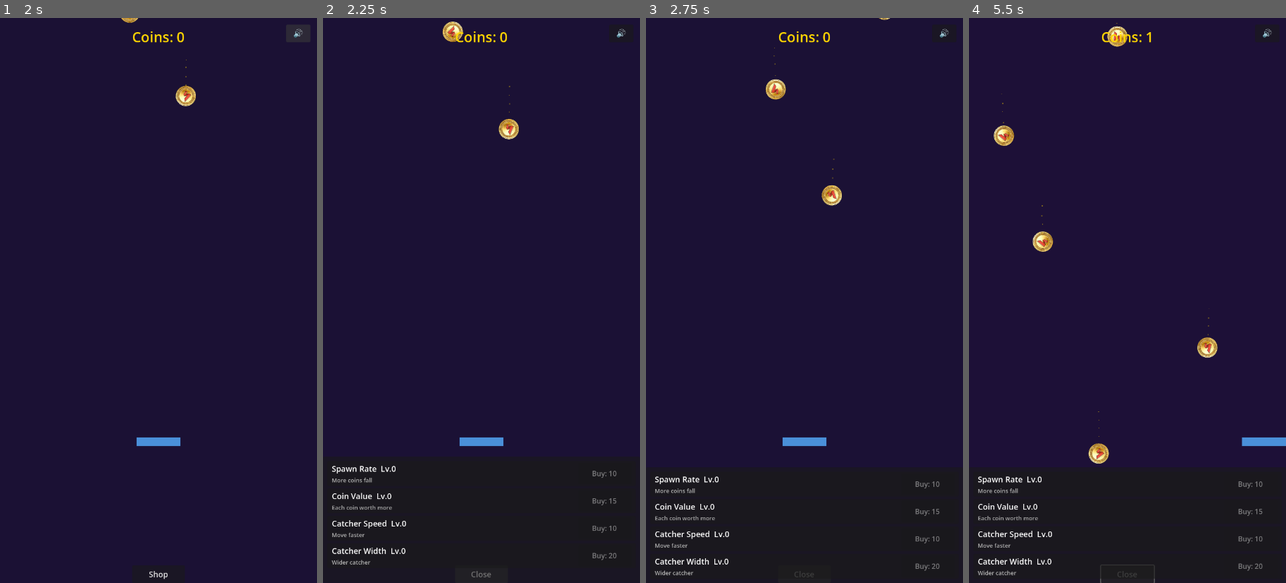
Above: before the commit, frames 1-4 (left to right).
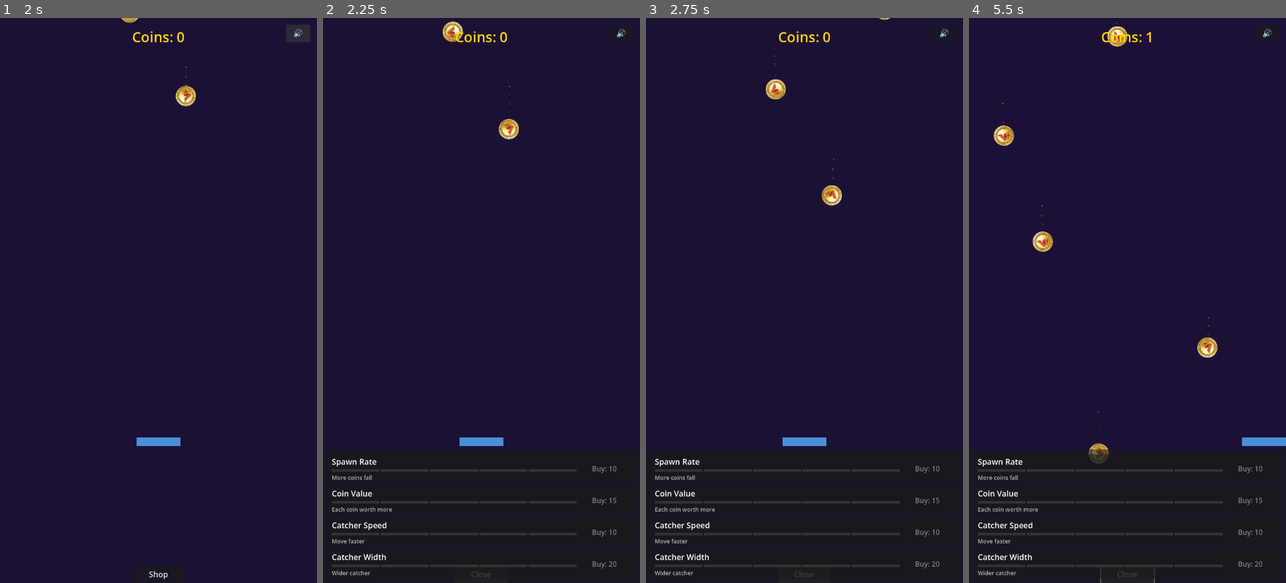
Above: after the commit, the same moments.

Repository: flexion/flexcoins
Game: Godot game, scene res://scenes/main.tscn
Same seed, same stepped clock (60 frames per second), same inputs: the game is played once before the commit and once after it. Sound files missing from this copy of the repository are replaced by a short silence.
Inputs:
- Up to frame 1 (2 s): click "🔊" at 0.5 s; click "🔇" at 1.25 s
- Up to frame 2 (2.25 s): click "Shop" at 2 s
- Up to frame 3 (2.75 s): no input
- Up to frame 4 (5.5 s): hold Right (move_right) 2.78-3.53 s; hold Left (move_left) 3.53-4.28 s; hold Right (move_right) from 4.28 s (still down)

Frame 1 is identical in both runs. In frame 2, 2.4% of the frame differs, in the area x 2-98%, y 77-99%; in frame 3, 2.7%; in frame 4, 4.5%, in the area x 1-99%, y 76-98%.

Commit message:
Add visual segment progress bars to upgrade buttons
Replace "Lv.X" text with a 5-segment progress bar that fills as upgrades
are purchased. Bar color changes by tier: grey, gold, diamond blue, purple.

Co-Authored-By: Claude Opus 4.6 <noreply@anthropic.com>

Diff:
--- a/scripts/upgrade_button.gd
+++ b/scripts/upgrade_button.gd
@@ -1,6 +1,16 @@
 extends PanelContainer
 
+const SEGMENTS: int = 5
+const TIER_COLORS: Array[Color] = [
+	Color(0.5, 0.5, 0.5, 1.0),    # Grey (tier 0)
+	Color(1.0, 0.84, 0.0, 1.0),   # Gold (tier 1)
+	Color(0.4, 0.7, 1.0, 1.0),    # Diamond blue (tier 2)
+	Color(0.8, 0.4, 1.0, 1.0),    # Purple (tier 3+)
+]
+const EMPTY_COLOR := Color(0.2, 0.2, 0.2, 1.0)
+
 var upgrade_id: String = ""
+var _segment_rects: Array[ColorRect] = []
 
 @onready var name_label: Label = %NameLabel
 @onready var effect_label: Label = %EffectLabel
@@ -15,6 +25,7 @@
 	buy_button.pressed.connect(_on_buy_pressed)
 	GameManager.currency_changed.connect(_on_currency_changed)
 	GameManager.upgrade_purchased.connect(_on_upgrade_changed)
+	_create_segment_bar()
 	_update_display()
 
 
@@ -37,18 +48,45 @@
 	var data: Dictionary = GameManager.UPGRADE_DATA[upgrade_id]
 	var level: int = GameManager.get_upgrade_level(upgrade_id)
 	var cost: int = GameManager.get_upgrade_cost(upgrade_id)
-	name_label.text = "%s  Lv.%d" % [data.name, level]
+	name_label.text = data.name
 	effect_label.text = data.description
 	buy_button.text = "Buy: %d" % cost
 	buy_button.disabled = GameManager.currency < cost
+	_update_segments(level)
+
+
+func _create_segment_bar() -> void:
+	var bar := HBoxContainer.new()
+	bar.custom_minimum_size = Vector2(0.0, 6.0)
+	bar.add_theme_constant_override("separation", 3)
+	# Insert between name and effect labels
+	var info_vbox: VBoxContainer = name_label.get_parent()
+	info_vbox.add_child(bar)
+	info_vbox.move_child(bar, name_label.get_index() + 1)
+	for i: int in range(SEGMENTS):
+		var seg := ColorRect.new()
+		seg.custom_minimum_size = Vector2(16.0, 6.0)
+		seg.size_flags_horizontal = Control.SIZE_EXPAND_FILL
+		seg.color = EMPTY_COLOR
+		bar.add_child(seg)
+		_segment_rects.append(seg)
+
+
+func _update_segments(level: int) -> void:
+	var filled: int = level % SEGMENTS
+	# If level is a multiple of SEGMENTS and > 0, show full bar at previous tier
+	if level > 0 and filled == 0:
+		filled = SEGMENTS
+	var tier: int = (level - 1) / SEGMENTS if level > 0 else 0
+	var fill_color: Color = TIER_COLORS[mini(tier, TIER_COLORS.size() - 1)]
+	for i: int in range(SEGMENTS):
+		_segment_rects[i].color = fill_color if i < filled else EMPTY_COLOR
 
 
 func _animate_purchase() -> void:
 	var tween := create_tween()
-	# Quick scale punch
 	tween.tween_property(self, "scale", Vector2(1.05, 1.05), 0.08).set_ease(Tween.EASE_OUT)
 	tween.tween_property(self, "scale", Vector2(1.0, 1.0), 0.12).set_ease(Tween.EASE_IN_OUT)
-	# Flash the button bright
 	var original_color: Color = buy_button.get_theme_color("font_color")
 	buy_button.add_theme_color_override("font_color", Color(1.0, 1.0, 1.0, 1.0))
 	tween.tween_callback(func() -> void:
